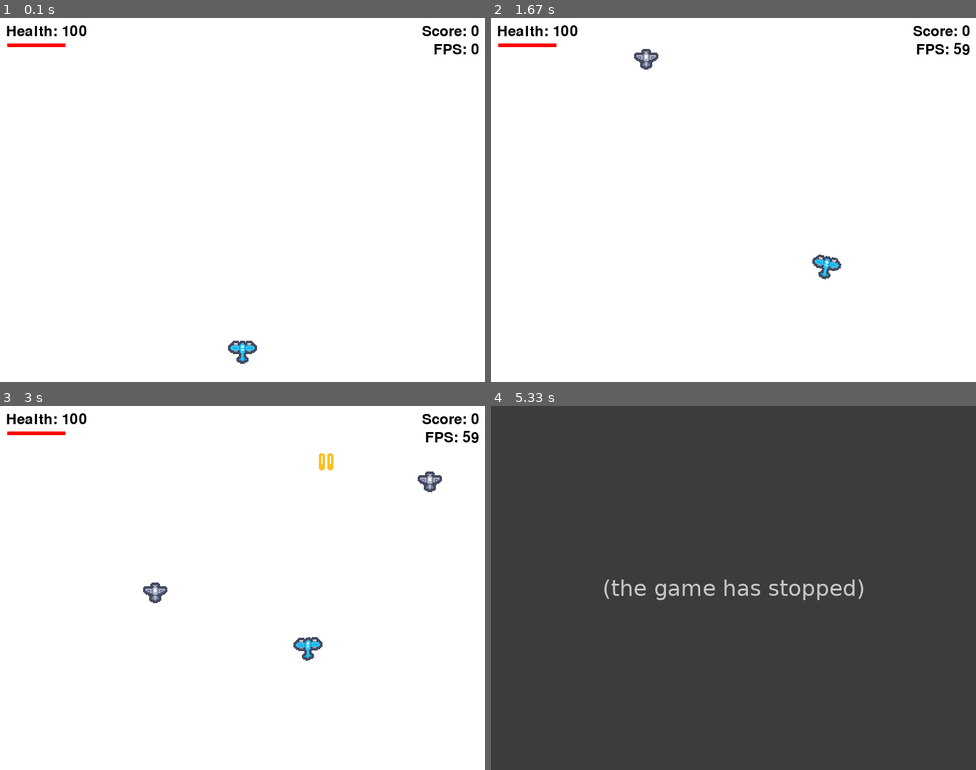
Above: before the commit, frames 1-4 (two rows, left to right).
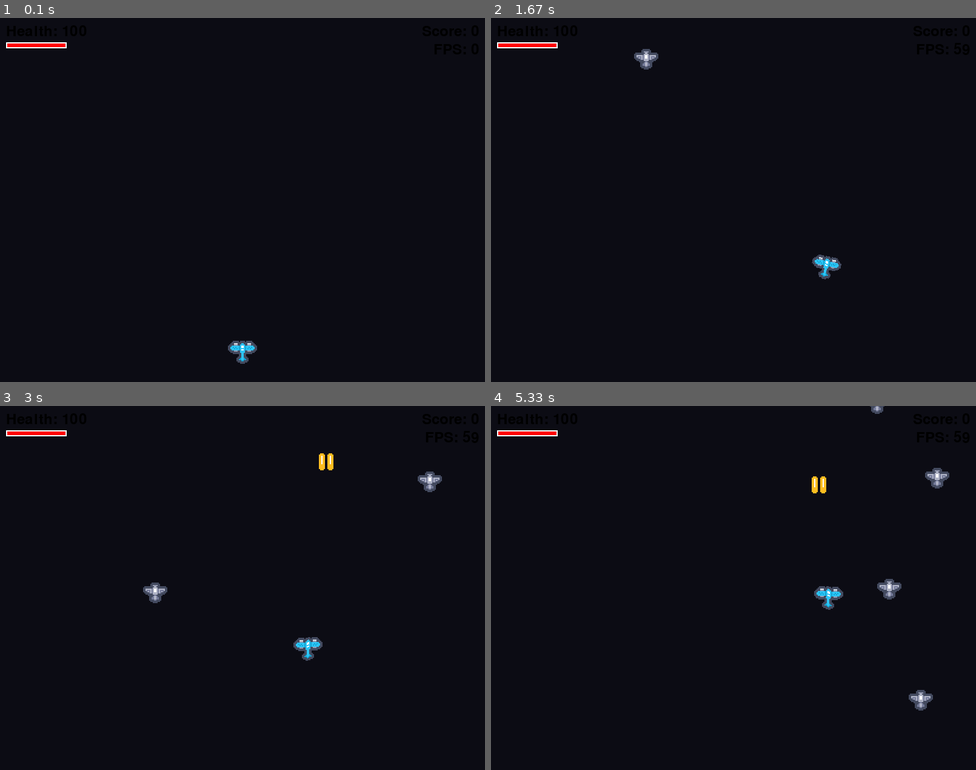
Above: after the commit, the same moments.

Repository: Aethelbrad/planes-pygame
Game: pygame game, started from main.py
Same seed, same stepped clock (60 frames per second), same inputs: the game is played once before the commit and once after it.
Inputs:
- Up to frame 1 (0.1 s): no input
- Up to frame 2 (1.67 s): tap Space at 0.33 s; hold Right 0.67-1.13 s; hold Up 1.17-1.47 s; hold Right from 1.5 s (still down)
- Up to frame 3 (3 s): release Right at 1.97 s; hold Left 2-2.53 s; tap Space at 2.57, 2.97 s; hold Down from 2.9 s (still down)
- Up to frame 4 (5.33 s): release Down at 3.2 s; hold Left 3.23-3.63 s; tap Space at 3.3, 3.6, 3.73, 4.13, 4.43, 5.13 s; hold Up 3.67-4.03 s; hold Right 4.07-4.7 s; tap P at 4.73 s; hold R from 5.07 s (still down); hold Down from 5.07 s (still down)

The runs differ from the first frame. In frame 1, 99% of the frame differs, in the area x 0-100%, y 0-100%; in frame 2, 99%; in frame 3, 99%; in frame 4, 100%.
Error before the commit: KeyError: None (game.py line 148); the game stopped at 4.75 s (later frames are placeholders)

Commit message:
refactored settings, fixed state machine

Diff:
--- a/entities.py
+++ b/entities.py
@@ -1,6 +1,6 @@
 import pygame
 import random
-from settings import *
+from settings import Settings
 
 
 # -------------------
@@ -11,17 +11,17 @@
         super().__init__()
         self.original_image = asset_manager.get_image("player")
         self.image = self.original_image.copy()
-        self.pos = pygame.math.Vector2(SCREEN_WIDTH // 2, SCREEN_HEIGHT - 50)
+        self.pos = pygame.math.Vector2(Settings.Screen.WIDTH // 2, Settings.Screen.HEIGHT - 50)
         self.rect = self.image.get_rect(center=self.pos)
         self.mask = pygame.mask.from_surface(self.image)
-        self.health = PLAYER_MAX_HEALTH
+        self.health = Settings.Player.MAX_HEALTH
         self.score = 0
         self.current_velocity = pygame.math.Vector2(0, 0)
         self.current_rotation = 0.0
 
     @staticmethod
     def lerp(a, b, t):
-        """Linearly interpolate from a to b by t."""
+        """gimme those smooth transitions"""
         return a + (b - a) * t
 
     def update(self, keys, delta_time):
@@ -39,15 +39,15 @@
         # independent axis control is desired.
 
         target_velocity = pygame.math.Vector2(0, 0)
-        target_velocity.x = input_direction.x * MAX_STRAFE_SPEED
+        target_velocity.x = input_direction.x * Settings.Player.MAX_STRAFE_SPEED
 
         if input_direction.y < 0: # Moving "forward" (up)
-            target_velocity.y = input_direction.y * MAX_FORWARD_SPEED
+            target_velocity.y = input_direction.y * Settings.Player.MAX_FORWARD_SPEED
         else: # Moving "backward" (down) or neutral
-            target_velocity.y = input_direction.y * MAX_BACKWARD_SPEED
+            target_velocity.y = input_direction.y * Settings.Player.MAX_BACKWARD_SPEED
 
-        accel_rate_x = STRAFE_ACCELERATION if input_direction.x != 0 else FRICTION
-        accel_rate_y = FORWARD_ACCELERATION if input_direction.y != 0 else FRICTION
+        accel_rate_x = Settings.Player.STRAFE_ACCELERATION if input_direction.x != 0 else Settings.Player.FRICTION
+        accel_rate_y = Settings.Player.FORWARD_ACCELERATION if input_direction.y != 0 else Settings.Player.FRICTION
 
         # LERP the current velocity toward the target velocity
         self.current_velocity.x = self.lerp(
@@ -63,12 +63,12 @@
 
         # Target rotation is based *only* on horizontal input
         # (input_direction.x is -1, 0, or 1)
-        target_rotation = -input_direction.x * MAX_BANK_ANGLE
+        target_rotation = -input_direction.x * Settings.Player.MAX_BANK_ANGLE
         # LERP the current rotation toward the target
         self.current_rotation = self.lerp(
             self.current_rotation,
             target_rotation,
-            BANK_SPEED * delta_time
+            Settings.Player.BANK_SPEED * delta_time
         )
 
         self.image = pygame.transform.rotate(self.original_image, self.current_rotation)
@@ -77,7 +77,7 @@
 
         self.pos += self.current_velocity * delta_time
         self.rect.center = self.pos
-        self.rect.clamp_ip(pygame.Rect(0, 0, SCREEN_WIDTH, SCREEN_HEIGHT))
+        self.rect.clamp_ip(pygame.Rect(0, 0, Settings.Screen.WIDTH, Settings.Screen.HEIGHT))
 
         self.pos.x, self.pos.y = self.rect.centerx, self.rect.centery
 
@@ -107,17 +107,17 @@
     def __init__(self, asset_manager):
         super().__init__()
         self.image = asset_manager.get_image("enemy")
-        self.rect = self.image.get_rect(center=(random.randint(50, SCREEN_WIDTH - 50), -50))
+        self.rect = self.image.get_rect(center=(random.randint(50, Settings.Screen.WIDTH - 50), -50))
         self.mask = pygame.mask.from_surface(self.image)
-        self.speed = ENEMY_SPEED
+        self.speed = Settings.Enemy.SPEED
 
     def update(self):
         self.rect.y += self.speed
-        if self.rect.top > SCREEN_HEIGHT:
+        if self.rect.top > Settings.Screen.HEIGHT:
             self.kill()
 
     def draw_debug(self, screen):
-        DEBUG_COLOR = (255, 0, 0) # RED
+        DEBUG_COLOR = Settings.Colors.RED
         points = self.mask.outline()
         offset_points = []
         for point in points:
@@ -136,7 +136,7 @@
         super().__init__()
         self.image = asset_manager.get_image("bullet")
         self.rect = self.image.get_rect(center=(x, y))
-        self.speed = BULLET_SPEED
+        self.speed = Settings.Bullet.SPEED
 
     def update(self):
         self.rect.y -= self.speed
--- a/game.py
+++ b/game.py
@@ -2,7 +2,7 @@
 
 import pygame
 import sys
-from settings import *
+from settings import Settings
 from entities import Player, Bullet, Enemy
 from states import PlayingState, PausedState, GameOverState
 
@@ -21,8 +21,8 @@
             scaled_w = int(fallback_size[0] * scale_factor)
             scaled_h = int(fallback_size[1] * scale_factor)
             surf = pygame.Surface((scaled_w, scaled_h), pygame.SRCALPHA)
-            surf.fill(MAGENTA)
-            pygame.draw.rect(surf, WHITE, surf.get_rect(), 2)
+            surf.fill(Settings.Colors.MAGENTA)
+            pygame.draw.rect(surf, Settings.Colors.WHITE, surf.get_rect(), 2)
             self.images[name] = surf
 
     def get_image(self, name):
@@ -34,35 +34,35 @@
 
     def draw(self, screen, player, clock):
         # Health Text
-        health_text = self.font.render(f"Health: {player.health}", True, BLACK)
+        health_text = self.font.render(f"Health: {player.health}", True, Settings.Colors.BLACK)
         screen.blit(health_text, (10, 10))
 
         # Score Text
-        score_text = self.font.render(f"Score: {player.score}", True, BLACK)
-        score_rect = score_text.get_rect(topright=(SCREEN_WIDTH - 10, 10))
+        score_text = self.font.render(f"Score: {player.score}", True, Settings.Colors.BLACK)
+        score_rect = score_text.get_rect(topright=(Settings.Screen.WIDTH - 10, 10))
         screen.blit(score_text, score_rect)
 
         # Framerate
         fps = int(clock.get_fps())
-        fps_text = self.font.render(f"FPS: {fps}", True, BLACK)
-        fps_rect = fps_text.get_rect(topright=(SCREEN_WIDTH - 10, 40))
+        fps_text = self.font.render(f"FPS: {fps}", True, Settings.Colors.BLACK)
+        fps_rect = fps_text.get_rect(topright=(Settings.Screen.WIDTH - 10, 40))
         screen.blit(fps_text, fps_rect)
 
         # Health Bar
-        fill = (player.health / PLAYER_MAX_HEALTH) * HEALTH_BAR_W
+        fill = (player.health / Settings.Player.MAX_HEALTH) * Settings.HUD.HEALTH_BAR_W
 
-        outline_rect = pygame.Rect(10, 40, HEALTH_BAR_W, HEALTH_BAR_H)
-        fill_rect = pygame.Rect(10, 40, fill, HEALTH_BAR_H)
+        outline_rect = pygame.Rect(10, 40, Settings.HUD.HEALTH_BAR_W, Settings.HUD.HEALTH_BAR_H)
+        fill_rect = pygame.Rect(10, 40, fill, Settings.HUD.HEALTH_BAR_H)
 
-        pygame.draw.rect(screen, RED, fill_rect)
-        pygame.draw.rect(screen, WHITE, outline_rect, 2)
+        pygame.draw.rect(screen, Settings.Colors.RED, fill_rect)
+        pygame.draw.rect(screen, Settings.Colors.WHITE, outline_rect, 2)
 
 
 class Game:
     def __init__(self):
         pygame.init()
         pygame.display.set_caption("Planes")
-        self.screen = pygame.display.set_mode((SCREEN_WIDTH, SCREEN_HEIGHT))
+        self.screen = pygame.display.set_mode((Settings.Screen.WIDTH, Settings.Screen.HEIGHT))
         self.clock = pygame.time.Clock()
         self.font = pygame.font.Font(None, 36)
         self.big_font = pygame.font.Font(None, 72)
@@ -72,9 +72,9 @@
         self.keys = pygame.key.get_pressed() # keys here for state access
         # Assets
         self.asset_manager = AssetManager()
-        self.asset_manager.load_and_scale_image("player", PLAYER_IMAGE_PATH, SCALE_FACTOR)
-        self.asset_manager.load_and_scale_image("bullet", BULLET_IMAGE_PATH, SCALE_FACTOR)
-        self.asset_manager.load_and_scale_image("enemy", ENEMY_IMAGE_PATH, SCALE_FACTOR)
+        self.asset_manager.load_and_scale_image("player", Settings.Paths.PLAYER_IMAGE, Settings.SCALE_FACTOR)
+        self.asset_manager.load_and_scale_image("bullet", Settings.Paths.BULLET_IMAGE, Settings.SCALE_FACTOR)
+        self.asset_manager.load_and_scale_image("enemy", Settings.Paths.ENEMY_IMAGE, Settings.SCALE_FACTOR)
 
         # Game systems
         self.hud = HUD(self.font)
@@ -100,7 +100,7 @@
 
     def spawn_enemy(self):
         current_time = pygame.time.get_ticks()
-        if current_time - self.last_enemy_spawn_time > ENEMY_SPAWN_DELAY:
+        if current_time - self.last_enemy_spawn_time > Settings.Timers.ENEMY_SPAWN_DELAY:
             enemy = Enemy(self.asset_manager)
             self.enemies.add(enemy)
             self.all_sprites.add(enemy)
@@ -114,12 +114,12 @@
 
         player_hit = pygame.sprite.spritecollide(self.player, self.enemies, True)
         if player_hit:
-            damage = len(player_hit) * PLAYER_COLLISION_DAMAGE
+            damage = len(player_hit) * Settings.Player.COLLISION_DAMAGE
             self.player.take_damage(damage)
 
     def handle_shooting(self):
         current_time = pygame.time.get_ticks()
-        if current_time - self.last_shot_time > SHOOT_DELAY:
+        if current_time - self.last_shot_time > Settings.Timers.SHOOT_DELAY:
             bullet = Bullet(self.player.rect.centerx, self.player.rect.top, self.asset_manager)
             self.bullets.add(bullet)
             self.all_sprites.add(bullet)
@@ -137,14 +137,18 @@
             # State transition logic
             if next_state_key_from_events == "QUIT":
                 self.running = False
-            elif next_state_key_from_events != "SELF":
+
+            elif next_state_key_from_events != "SELF" and next_state_key_from_events is not None:
                 self.current_state_key = next_state_key_from_events
                 self.current_state = self.states[self.current_state_key]
 
-            elif next_state_key_from_update != "SELF":
+            elif next_state_key_from_update != "SELF" and next_state_key_from_update is not None:
                  self.current_state_key = next_state_key_from_update
+
                  if self.current_state_key == "GAME_OVER":
-                     self.states["GAME_OVER"] = GameOverState(self) # re-instantiate GAME_OVER state to reset it
+                     # Re-instantiate GAME_OVER state to reset its score text
+                     self.states["GAME_OVER"] = GameOverState(self)
+
                  self.current_state = self.states[self.current_state_key]
 
         pygame.quit()
--- a/settings.py
+++ b/settings.py
@@ -1,45 +1,90 @@
 import os
 
-SCREEN_WIDTH, SCREEN_HEIGHT = 800, 600
-SCALE_FACTOR = 2
-PLAYER_SPEED = 5
-BULLET_SPEED = 10
-ENEMY_SPEED = 3
-SHOOT_DELAY = 500 # ms
-ENEMY_SPAWN_DELAY = 1000
-
-BG_COLOR = (12, 12, 20)
-WHITE = (255, 255, 255)
-BLACK = (0, 0, 0)
-RED = (255, 0, 0)
-MAGENTA = (255, 0, 255)
-
-PLAYER_MAX_HEALTH = 100
-PLAYER_COLLISION_DAMAGE = 20
-
-HEALTH_BAR_W = 100
-HEALTH_BAR_H = 10
-
-# --- Player Tuning Variables ---
-MAX_FORWARD_SPEED = 400
-MAX_BACKWARD_SPEED = 200
-MAX_STRAFE_SPEED = 250
-
-FORWARD_ACCELERATION = 12
-STRAFE_ACCELERATION = 8
-FRICTION = 5
-
-MAX_BANK_ANGLE = 15  # Max tilt in degrees
-BANK_SPEED = 8       # How fast to tilt
-
-IS_DEBUG_MODE = False
-
-# Safe Path Management
+# --- Path Setup (Stays at the top for foundation) ---
 BASE_DIR = os.path.dirname(os.path.abspath(__file__))
 ASSETS_DIR = os.path.join(BASE_DIR, "assets")
 SPRITES_DIR = os.path.join(ASSETS_DIR, "sprites")
 BACKGROUNDS_DIR = os.path.join(ASSETS_DIR, "backgrounds")
-PLAYER_IMAGE_PATH = os.path.join(SPRITES_DIR, "player.png")
-BULLET_IMAGE_PATH = os.path.join(SPRITES_DIR, "tile_0001.png")
-ENEMY_IMAGE_PATH = os.path.join(SPRITES_DIR, "ship_0022.png")
-TILESHEET_PATH = os.path.join(BACKGROUNDS_DIR, "tiles.png")
+
+class Settings:
+    """
+    Main class holding all game configuration settings.
+    Access constants using dot notation, e.g., Settings.Screen.WIDTH.
+    """
+
+    # --- GLOBAL & DEBUG ---
+    IS_DEBUG_MODE = False
+    SCALE_FACTOR = 2
+
+    # ----------------------------------------------------
+
+    class Screen:
+        """Settings related to the display and window size."""
+        WIDTH = 800
+        HEIGHT = 600
+        CAPTION = "Planes"
+
+    # ----------------------------------------------------
+
+    class Colors:
+        """Standard color definitions."""
+        BG = (12, 12, 20)
+        WHITE = (255, 255, 255)
+        BLACK = (0, 0, 0)
+        RED = (255, 0, 0)
+        MAGENTA = (255, 0, 255)
+
+    # ----------------------------------------------------
+
+    class Paths:
+        """File paths for game assets."""
+        PLAYER_IMAGE = os.path.join(SPRITES_DIR, "player.png")
+        BULLET_IMAGE = os.path.join(SPRITES_DIR, "tile_0001.png")
+        ENEMY_IMAGE = os.path.join(SPRITES_DIR, "ship_0022.png")
+        TILESHEET = os.path.join(BACKGROUNDS_DIR, "tiles.png")
+
+    # ----------------------------------------------------
+
+    class Timers:
+        """Time-based constants in milliseconds (ms) and general speed values."""
+        SHOOT_DELAY = 500
+        ENEMY_SPAWN_DELAY = 1000
+
+    # ----------------------------------------------------
+
+    class Player:
+        """All tuning variables and stats for the Player entity."""
+        MAX_HEALTH = 100
+        COLLISION_DAMAGE = 20
+
+        # Movement & Physics
+        BASE_SPEED = 5
+        MAX_FORWARD_SPEED = 400
+        MAX_BACKWARD_SPEED = 200
+        MAX_STRAFE_SPEED = 250
+        FORWARD_ACCELERATION = 12
+        STRAFE_ACCELERATION = 8
+        FRICTION = 5
+
+        # Visuals/Aesthetics
+        MAX_BANK_ANGLE = 15  # Max tilt in degrees
+        BANK_SPEED = 8       # How fast to tilt
+
+    # ----------------------------------------------------
+
+    class Enemy:
+        """All tuning variables for Enemy entities."""
+        SPEED = 3
+
+    # ----------------------------------------------------
+
+    class Bullet:
+        """All tuning variables for Bullet entities."""
+        SPEED = 10
+
+    # ----------------------------------------------------
+
+    class HUD:
+        """Constants for the Heads-Up Display elements."""
+        HEALTH_BAR_W = 100
+        HEALTH_BAR_H = 10
--- a/states.py
+++ b/states.py
@@ -1,19 +1,14 @@
 import pygame
 import sys
-from settings import *
+from settings import Settings
 
 
-# 1. The Base State Class
 class BaseState:
-    """
-    An abstract base class for all game states.
-    """
     def __init__(self, game):
         self.game = game # Store a reference to the main game object
 
     def handle_events(self, events):
         """Handle all user input for this state."""
-        # Default behavior: check for quit
         for event in events:
             if event.type == pygame.QUIT:
                 return "QUIT" # Signal to the game to quit
@@ -21,7 +16,7 @@
 
     def update(self, delta_time):
         """Update game logic for this state."""
-        pass # Most states will override this
+        return "SELF"
 
     def draw(self, screen):
         """Draw all graphics for this state."""
@@ -30,8 +25,6 @@
     def get_next_state(self):
         """Return the key for the next state (or self)."""
         return "SELF" # Default: stay in this state
-
-# 2. Concrete State Classes
 
 class PlayingState(BaseState):
     def __init__(self, game):
@@ -54,7 +47,6 @@
         return "SELF" # Stay in PLAYING state
 
     def update(self, delta_time):
-        # All of your game logic from Game.update() goes here
         self.game.player.update(self.game.keys, delta_time)
         if self.game.keys[pygame.K_SPACE]:
             self.game.handle_shooting()
@@ -70,11 +62,11 @@
             print("Shot Down")
             return "GAME_OVER" # Signal to transition
 
-        return "SELF" # Stay in PLAYING state
+        return "SELF"
 
     def draw(self, screen):
         # All of your main drawing logic from Game.draw()
-        screen.fill(WHITE)
+        screen.fill(Settings.Colors.BG)
         self.game.all_sprites.draw(screen)
         self.game.hud.draw(screen, self.game.player, self.game.clock)
 
@@ -83,16 +75,16 @@
     def __init__(self, game):
         super().__init__(game)
         # Pre-render text surfaces
-        self.overlay = pygame.Surface((SCREEN_WIDTH, SCREEN_HEIGHT), pygame.SRCALPHA)
+        self.overlay = pygame.Surface((Settings.Screen.WIDTH, Settings.Screen.HEIGHT), pygame.SRCALPHA)
         self.overlay.fill((0, 0, 0, 180))
 
-        self.pause_text = self.game.big_font.render("PAUSED", True, WHITE)
-        self.resume_text = self.game.font.render("Press 'R' or 'P' to Resume", True, WHITE)
-        self.quit_text = self.game.font.render("Press 'Q' to Quit", True, WHITE)
+        self.pause_text = self.game.big_font.render("PAUSED", True, Settings.Colors.WHITE)
+        self.resume_text = self.game.font.render("Press 'R' or 'P' to Resume", True, Settings.Colors.WHITE)
+        self.quit_text = self.game.font.render("Press 'Q' to Quit", True, Settings.Colors.WHITE)
 
-        self.p_rect = self.pause_text.get_rect(center=(SCREEN_WIDTH // 2, SCREEN_HEIGHT // 2 - 50))
-        self.r_rect = self.resume_text.get_rect(center=(SCREEN_WIDTH // 2, SCREEN_HEIGHT // 2 + 20))
-        self.q_rect = self.quit_text.get_rect(center=(SCREEN_WIDTH // 2, SCREEN_HEIGHT // 2 + 70))
+        self.p_rect = self.pause_text.get_rect(center=(Settings.Screen.WIDTH // 2, Settings.Screen.HEIGHT // 2 - 50))
+        self.r_rect = self.resume_text.get_rect(center=(Settings.Screen.WIDTH // 2, Settings.Screen.HEIGHT // 2 + 20))
+        self.q_rect = self.quit_text.get_rect(center=(Settings.Screen.WIDTH // 2, Settings.Screen.HEIGHT // 2 + 70))
 
     def handle_events(self, events):
         next_state_key = super().handle_events(events)
@@ -126,16 +118,15 @@
     def __init__(self, game):
         super().__init__(game)
         # Pre-render text surfaces
-        self.overlay = pygame.Surface((SCREEN_WIDTH, SCREEN_HEIGHT), pygame.SRCALPHA)
+        self.overlay = pygame.Surface((Settings.Screen.WIDTH, Settings.Screen.HEIGHT), pygame.SRCALPHA)
         self.overlay.fill((0, 0, 0, 180))
 
-        self.game_over_text = self.game.big_font.render("Shot Down", True, RED)
-        self.score_text = self.game.font.render(f"Final Score: {self.game.player.score}", True, WHITE) # Use WHITE for dark bg
-        self.quit_text = self.game.font.render("Press ENTER to Quit", True, WHITE) # Use WHITE
-
-        self.go_rect = self.game_over_text.get_rect(center=(SCREEN_WIDTH // 2, SCREEN_HEIGHT // 2 - 50))
-        self.score_rect = self.score_text.get_rect(center=(SCREEN_WIDTH // 2, SCREEN_HEIGHT // 2 + 20))
-        self.quit_rect = self.quit_text.get_rect(center=(SCREEN_WIDTH // 2, SCREEN_HEIGHT // 2 + 70))
+        self.game_over_text = self.game.big_font.render("Shot Down", True, Settings.Colors.RED)
+        self.score_text = self.game.font.render(f"Final Score: {self.game.player.score}", True, Settings.Colors.WHITE)
+        self.quit_text = self.game.font.render("Press 'R' to Restart or ENTER to Quit", True, Settings.Colors.WHITE)
+        self.go_rect = self.game_over_text.get_rect(center=(Settings.Screen.WIDTH // 2, Settings.Screen.HEIGHT // 2 - 50))
+        self.score_rect = self.score_text.get_rect(center=(Settings.Screen.WIDTH // 2, Settings.Screen.HEIGHT // 2 + 20))
+        self.quit_rect = self.quit_text.get_rect(center=(Settings.Screen.WIDTH // 2, Settings.Screen.HEIGHT // 2 + 70))
 
     def handle_events(self, events):
         next_state_key = super().handle_events(events)
@@ -146,6 +137,14 @@
             if event.type == pygame.KEYDOWN:
                 if event.key == pygame.K_RETURN:
                     return "QUIT" # Signal to quit
+
+                if event.key == pygame.K_r:
+                    # Call the reset function on the main game object
+                    self.game.reset_game()
+                    # IMPORTANT: Re-instantiate the PlayingState to reset its internal state if needed
+                    self.game.states["PLAYING"] = PlayingState(self.game)
+                    return "PLAYING" # Restart the game
+
         return "SELF"
 
     def update(self, delta_time):
